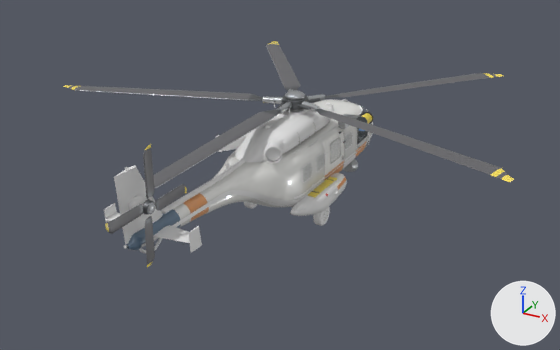
The glTF model Assets/Rotorcraft/Models/Aircraft/guardian_s9.gltf: old version first, new version second.
Before and after are seen from a 50 mm camera at (10.25, -19.57, 10.84) aimed at (0.6, -2.03, 2.07). Every picture has the same lights, and +X, +Y and +Z are marked at lower right. The picture after the commit comes second. Where no turn or scale is listed for an object, it has been applied to the vertices. Vertices at exactly the same position are counted once.

Names of what the first picture shows: 'Fuselage (game)', 'blades skin (game)', 'body skin (game)', 'door_cabin_r skin (game)', 'tail_rotor skin (game)' and 5 more.
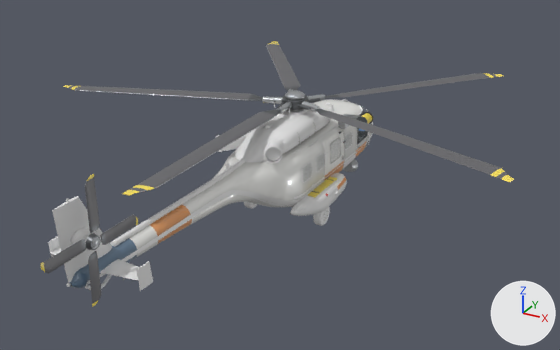
Boxes [x1, y1, x2, y2] around the edits, measured in the pictures (560 x 350 px; the box of a moved part takes in the faces that stretch with it):
'body skin (game)', reshaped (21% wider, 25% taller): before [104, 99, 373, 253]; after [48, 99, 373, 291]
'Fuselage (game)', reshaped (23% wider, 24% taller): before [126, 99, 372, 251]; after [69, 99, 372, 288]
'tail_rotor skin (game)', moved: before [105, 144, 187, 267]; after [41, 174, 138, 307]
part 1 of me_body_skin__game, moved or reshaped: before [114, 165, 163, 245]; after [52, 196, 112, 283]
part 2 of me_body_skin__game, moved or reshaped (mostly hidden): before [105, 212, 120, 221]; after [50, 246, 61, 255]
part 3 of me_body_skin__game, moved or reshaped: before [104, 203, 117, 223]; after [48, 236, 60, 257]
part 4 of me_body_skin__game, moved or reshaped: before [153, 225, 190, 243]; after [100, 259, 140, 281]
part 5 of me_body_skin__game, moved or reshaped: before [189, 226, 202, 252]; after [137, 261, 153, 291]
part 6 of me_body_skin__game, moved or reshaped: before [139, 238, 163, 253]; after [85, 274, 111, 290]
part 7 of me_body_skin__game, moved or reshaped: before [129, 195, 147, 210]; after [71, 228, 92, 245]
part 8 of me_body_skin__game, moved or reshaped: before [141, 175, 231, 248]; after [86, 175, 231, 285]
part 9 of me_fuselage__game, moved or reshaped: before [126, 180, 233, 251]; after [69, 180, 233, 288]
part 10 of me_fuselage__game, recoloured: before [144, 214, 197, 229]; after [158, 233, 170, 243]

What changed in the scene script:
```text
Change me_body_skin__game:
    used by ob_body_skin__game; location = (0.0, 0.0, 0.0)
    remove me_body_skin__game.from_pydata(...)  # 19468 vertices, 35544 faces; spans x -1.66..1.66, y -8.17..4.95, z 0.0..4.25
    add me_body_skin__game.from_pydata(...)  # 19468 vertices, 35544 faces; spans x -1.66..1.66, y -9.97..4.95, z 0.0..4.25
    me_body_skin__game part 1: the loose piece of 290 vertices spanning x -0.09..0.09, y -8.17..-6.55, z 2.55..4.25 is moved by (0.0, -1.8, 0.0)
    me_body_skin__game part 2: the loose piece of 202 vertices spanning x -1.2..-0.2, y -7.32..-6.7, z 2.46..2.59 is moved by (0.0, -1.8, 0.0)
    me_body_skin__game part 3: the loose piece of 66 vertices spanning x -1.22..-1.18, y -7.28..-6.8, z 2.3..2.82 is moved by (0.0, -1.8, 0.0)
    me_body_skin__game part 4: the loose piece of 202 vertices spanning x 0.2..1.2, y -7.32..-6.7, z 2.46..2.59 is moved by (0.0, -1.8, 0.0)
    me_body_skin__game part 5: the loose piece of 66 vertices spanning x 1.18..1.22, y -7.28..-6.8, z 2.3..2.82 is moved by (0.0, -1.8, 0.0)
    me_body_skin__game part 6: the loose piece of 132 vertices spanning x -0.04..0.04, y -7.52..-6.58, z 1.91..2.25 is moved by (0.0, -1.8, 0.0)
    me_body_skin__game part 7: the loose piece of 222 vertices spanning x -0.06..0.3, y -7.86..-7.34, z 3.2..3.6 is moved by (0.0, -1.8, 0.0)
    me_body_skin__game part 8: 457 of 19468 vertices moved; they spanned x -0.39..0.39, y -7.7..-4.33, z 2.34..2.82 and now span x -0.39..0.39, y -9.5..-4.36, z 2.34..2.82; mean shift (0.0, -1.16, 0.0); largest move (0.23, -7.54, 2.47) -> (0.23, -9.34, 2.47)
    other edits to the shape of me_body_skin__game do not show in these pictures
Change me_fuselage__game:
    used by ob_fuselage__game; location = (0.0, 0.0, 0.0)
    remove me_fuselage__game.from_pydata(...)  # 4608 vertices, 8980 faces; spans x -1.1..1.1, y -7.95..4.88, z 0.76..2.74
    add me_fuselage__game.from_pydata(...)  # 4608 vertices, 8980 faces; spans x -1.1..1.1, y -9.75..4.88, z 0.76..2.74
    me_fuselage__game part 9: 1170 of 4608 vertices moved; they spanned x -0.39..0.39, y -7.95..-4.35, z 1.97..2.74 and now span x -0.39..0.39, y -9.75..-4.4, z 1.97..2.74; mean shift (0.0, -1.37, 0.0); largest move (0.24, -7.11, 2.46) -> (0.23, -8.91, 2.52)
    me_fuselage__game part 10: 81 kept faces spanning x -0.32..0.31, y -9.24..-5.38, z 2.21..2.74 get new vertex colours
Change ob_tail_rotor_skin__game:
    ob_tail_rotor_skin__game.location: (0.42, -7.6, 3.4) -> (0.42, -9.4, 3.4)
```
